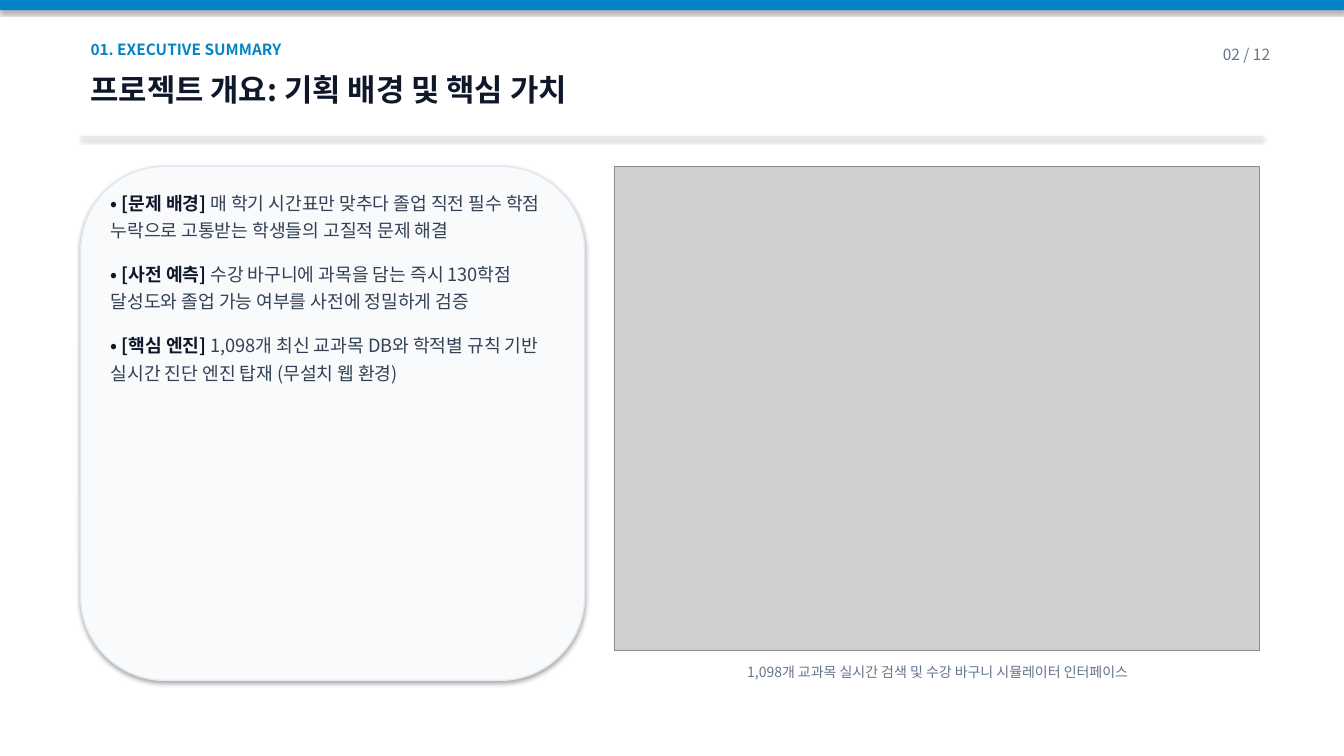
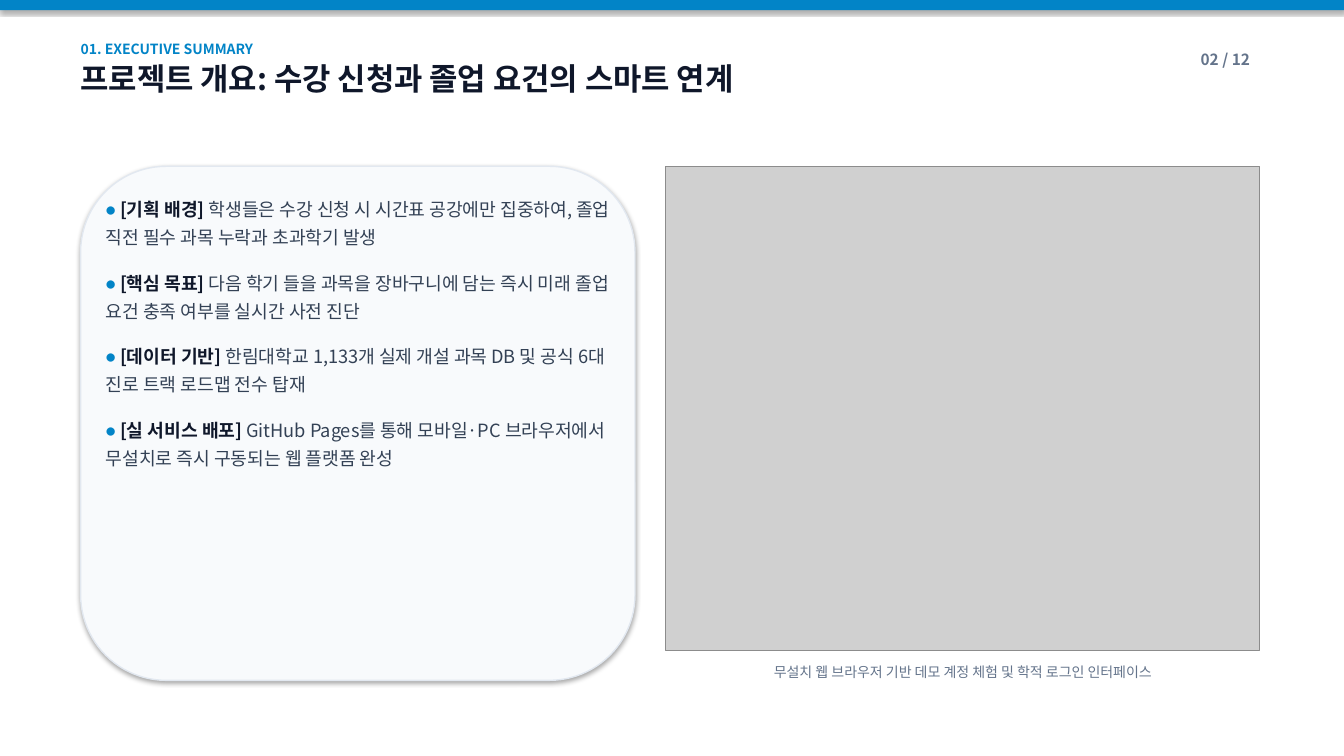
Before and after one commit to grantfenix/hallym-grad-simulator, a slide deck: slide 2 of docs/hallym_grad_simulator_presentation.pptx. Drawn at 1344x756 pixels with LibreOffice and Linux fonts; fonts in the diff are those of the drawing; grey boxes stand for pictures. Boxes give left, top, right and bottom in pixels: in the first picture for what was removed or moved away, otherwise in the second. Text is boxed around its words. In the diff, an @@ line names an element or a change of style, - is before the commit and + after.

```diff
--- a/docs/hallym_grad_simulator_presentation.pptx
+++ b/docs/hallym_grad_simulator_presentation.pptx
@@ text at [81, 43, 253, 55]: size 11 to 10 pt in "01. EXECUTIVE SUMMARY"; more space between paragraphs @@
@@ text "02 / 12" at [1201, 53, 1250, 65]: bold on @@
@@ text at [81, 64, 734, 93]: paragraph added @@
+프로젝트 개요: 수강 신청과 졸업 요건의 스마트 연계
@@ text removed at [91, 75, 567, 104] @@
-프로젝트 개요: 기획 배경 및 핵심 가치
@@ rectangle removed at [81, 136, 1263, 137] @@
@@ rounded rectangle: place and size @@
-rounded rectangle at [81, 166, 585, 681]
+rounded rectangle at [81, 166, 635, 681]
@@ picture: place and size @@
-picture at [615, 166, 1260, 650]
+picture at [665, 166, 1260, 650]
@@ text at [106, 200, 609, 467]: text changed @@
-• [문제 배경] 매 학기 시간표만 맞추다 졸업 직전 필수 학점 누락으로 고통받는 학생들의 고질적 문제 해결
-• [사전 예측] 수강 바구니에 과목을 담는 즉시 130학점 달성도와 졸업 가능 여부를 사전에 정밀하게 검증
-• [핵심 엔진] 1,098개 최신 교과목 DB와 학적별 규칙 기반 실시간 진단 엔진 탑재 (무설치 웹 환경)
+• [기획 배경] 학생들은 수강 신청 시 시간표 공강에만 집중하여, 졸업 직전 필수 과목 누락과 초과학기 발생
+• [핵심 목표] 다음 학기 들을 과목을 장바구니에 담는 즉시 미래 졸업 요건 충족 여부를 실시간 사전 진단
+• [데이터 기반] 한림대학교 1,133개 실제 개설 과목 DB 및 공식 6대 진로 트랙 로드맵 전수 탑재
+• [실 서비스 배포] GitHub Pages를 통해 모바일·PC 브라우저에서 무설치로 즉시 구동되는 웹 플랫폼 완성
@@ text at [774, 665, 1152, 678]: text changed @@
-1,098개 교과목 실시간 검색 및 수강 바구니 시뮬레이터 인터페이스
+무설치 웹 브라우저 기반 데모 계정 체험 및 학적 로그인 인터페이스
```
Also in this commit, not shown: 7 other slides changed, 4 slides added, 4 slides removed, 8 other files.
